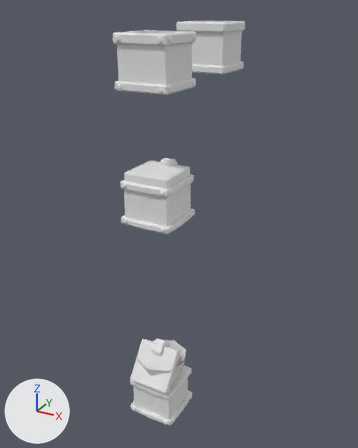
The Blender file Art/Blender/chest.blend: old version first, new version second.
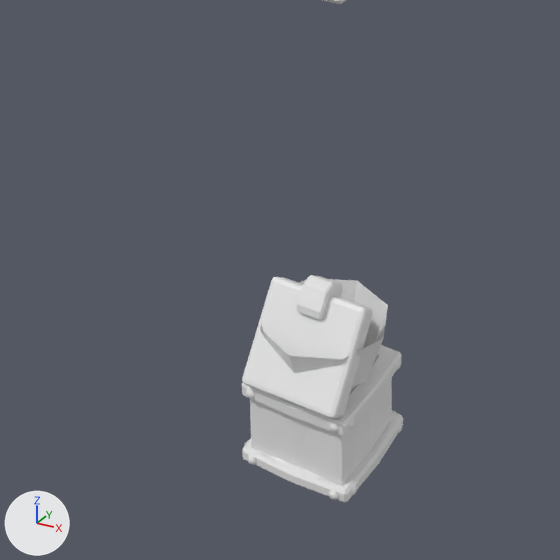
There are two pictures of each version: one whole from a 50 mm camera at (10.02, -16.44, 18.24) aimed at (-0.15, 2.05, 8.99), one close up on the part from 10% to 70% of the width and 52% to 100% of the height. Every picture has the same lights, and +X, +Y and +Z are marked at lower left. Materials are left out; every surface is plain grey.

Names of what the first close-up shows: 'chest_0', 'chest_1', 'glow'.
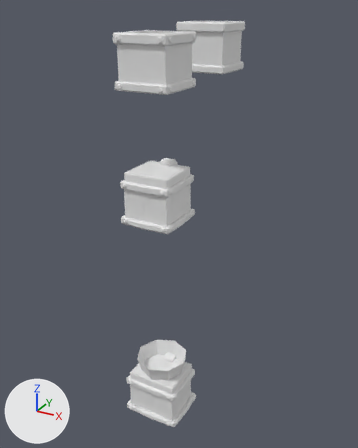
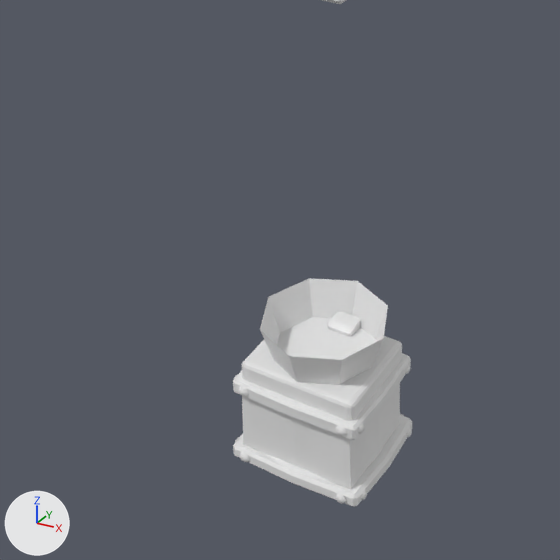
Pixel boxes (x1, y1, x2, y2) of what changed, in the close-ups (560 x 560 px; the box of a moved part takes in the faces that stretch with it):
```json
{"object": "chest_0", "change": "mesh rescaled", "before": [242, 345, 403, 503], "after": [233, 353, 413, 507], "on screen": "12% wider"}
{"object": "chest_1", "change": "reshaped, turned", "before": [242, 275, 373, 418], "after": [242, 312, 402, 421]}
{"part": 2, "of": "me_cube_003", "change": "moved or reshaped", "before": [242, 277, 373, 418], "after": [242, 317, 402, 421]}
{"part": 3, "of": "me_cube_003", "change": "moved or reshaped", "before": [297, 275, 343, 319], "after": [328, 312, 361, 337]}
{"object": "glow", "change": "unchanged, uncovered by the edit", "before": [260, 279, 388, 394], "after": [260, 278, 388, 385]}
```

Edits to the scene script, one JSON object a line:
```json
{"block": "me_circle_004", "where": "me_circle_004.from_pydata(...)  # 360 vertices, 270 faces; spans x -14.3..-0.1, y -9.3..9.3, z -9.3..9.3"}
{"block": "me_circle_004", "where": "# used by ob_chest_0; location = (0.0, 0.0, 0.0); rotation_euler = (0.0, 1.571, 0.0), in degrees (0, 90, 0); scale = (0.13, 0.13, 0.13)"}
{"block": "me_circle_004", "change": "me_circle_004 part 1: the whole mesh is scaled about its middle by (1, 1, 1.18)"}
{"block": "me_cube_003", "where": "me_cube_003.from_pydata(...)  # 127 vertices, 122 faces; spans x -1.0..1.0, y 0.0..2.24, z -0.57..2.87"}
{"block": "me_cube_003", "where": "# used by ob_chest_1; location = (0.0, -0.99, 1.84); rotation_euler = (0.944, 0.0, 0.0), in degrees (54, 0, 0); scale = (0.993, 0.993, 0.194)"}
{"block": "me_cube_003", "change": "me_cube_003 part 2: the loose piece of 92 vertices spanning x -1.0..1.0, y 0.0..2.0, z -0.09..1.98 is scaled about its middle by (1.2, 1, 1)"}
{"block": "me_cube_003", "change": "me_cube_003 part 3: the loose piece of 35 vertices spanning x -0.25..0.25, y 1.56..2.24, z -0.57..2.87 is scaled about its middle by (1.04, 0.87, 0.87), then moved by (0.0, 0.0, 0.02)"}
{"op": "set", "path": "ob_chest_1.rotation_euler", "old": "(0.944, 0.0, 0.0)", "new": "(0.005, 0.0, 0.0)", "note": "degrees (54, 0, 0) -> degrees (0.3, 0, 0)"}
```
